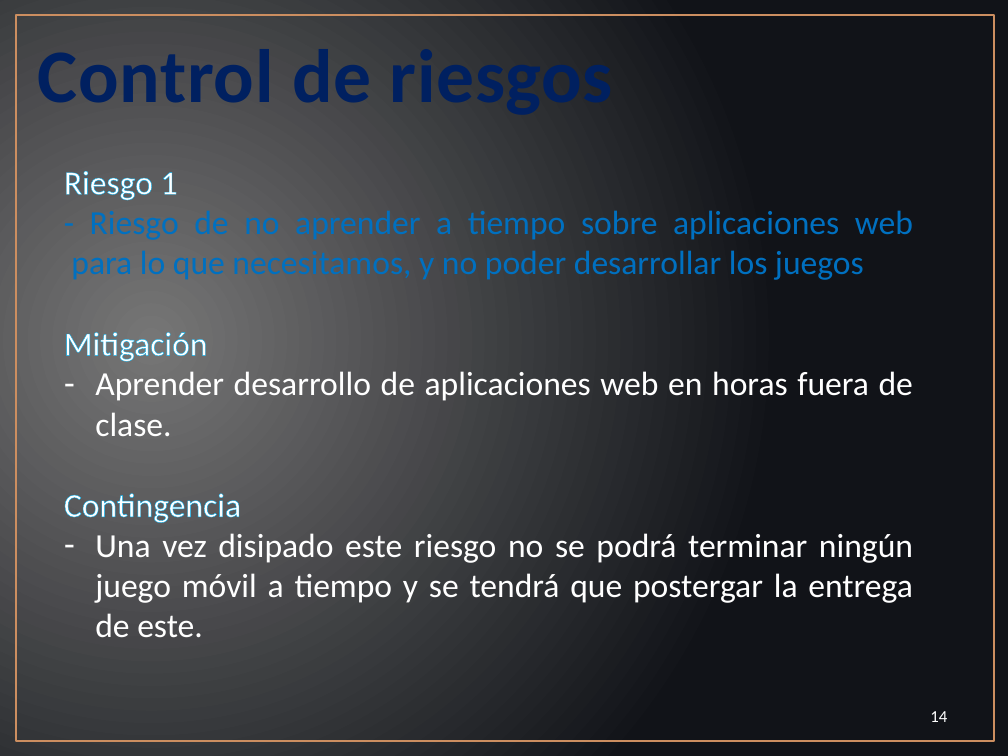
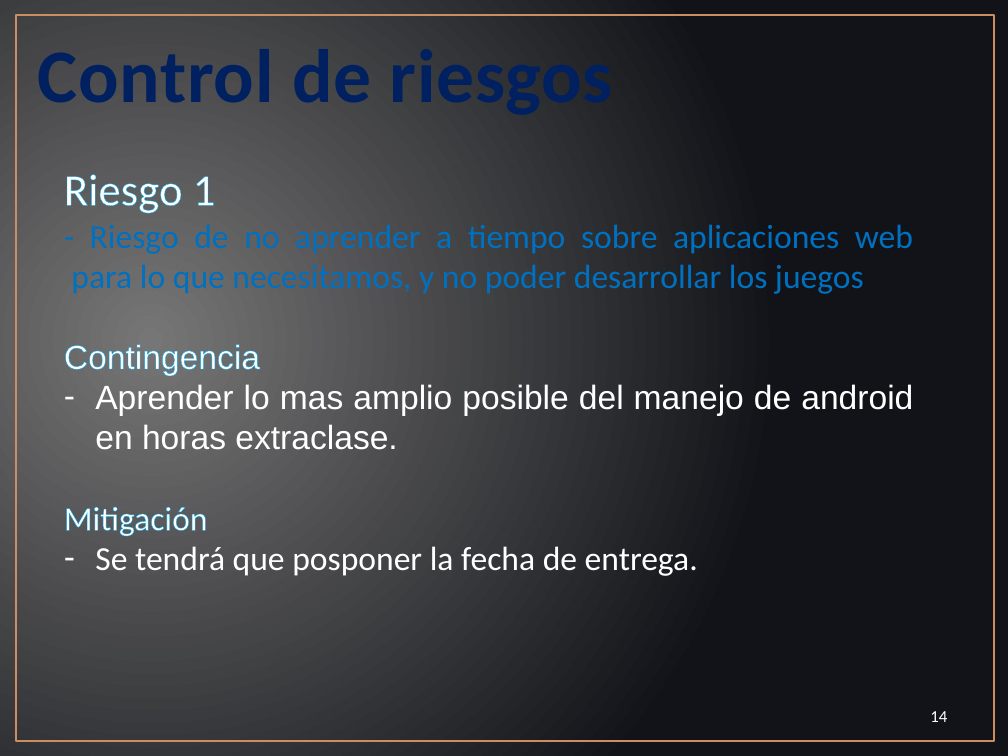
Before and after one commit to EquipoACME/AcmeDev, a slide deck: slide 14 of UPIIZ_PTLL_PresentaciónAprobaciónProyecto.pptx. Drawn at 1008x756 pixels with LibreOffice and Linux fonts; fonts in the diff are those of the drawing. Boxes give left, top, right and bottom in pixels: in the first picture for what was removed or moved away, otherwise in the second. Text is boxed around its words. In the diff, an @@ line names an element or a change of style, - is before the commit and + after.

Commit message:
plan de riesgos, y lanzamiento TSP
nuevas actualizaciones tipo ACME

```diff
--- a/UPIIZ_PTLL_PresentaciónAprobaciónProyecto.pptx
+++ b/UPIIZ_PTLL_PresentaciónAprobaciónProyecto.pptx
@@ text at (x1=64, y1=174, x2=216, y2=214): size 24 to 32 pt in "Riesgo 1" @@
@@ text at (x1=64, y1=344, x2=913, y2=450): paragraphs added @@
+Contingencia
+– Aprender lo mas amplio posible del manejo de android en horas extraclase.
@@ text at (x1=95, y1=546, x2=698, y2=576): text changed @@
-– Aprender desarrollo de aplicaciones web en horas fuera de clase.
-Contingencia
-– Una vez disipado este riesgo no se podrá terminar ningún juego móvil a tiempo y se tendrá que postergar la entrega de este.
+– Se tendrá que posponer la fecha de entrega.
```
Also in this commit, not shown: 5 other slides changed, 1 other file.
